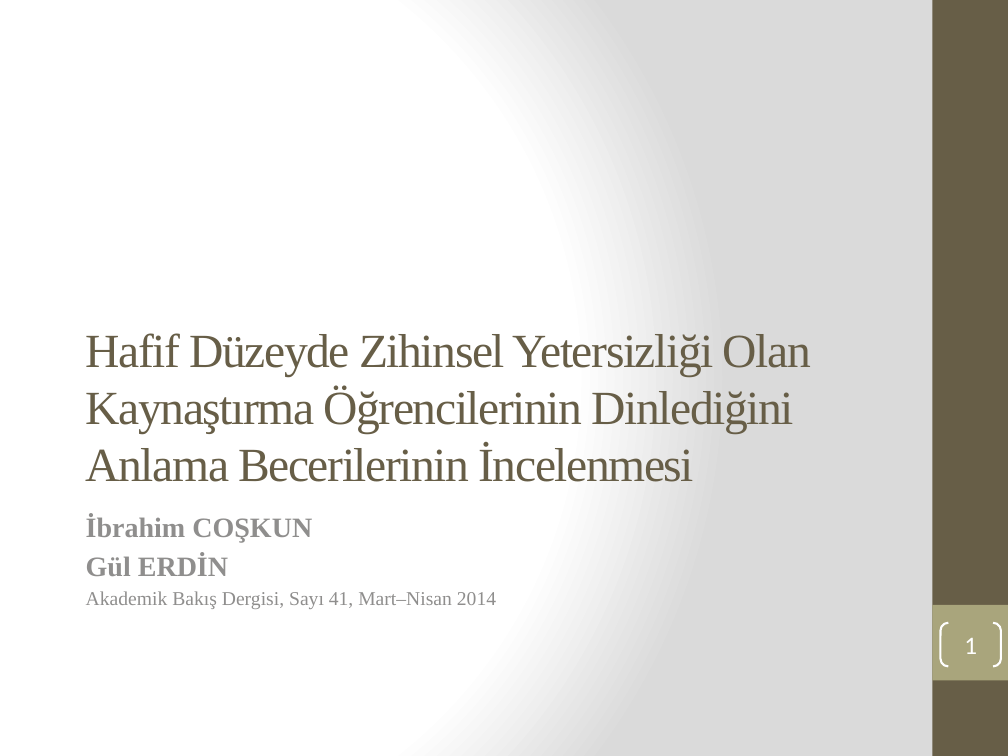
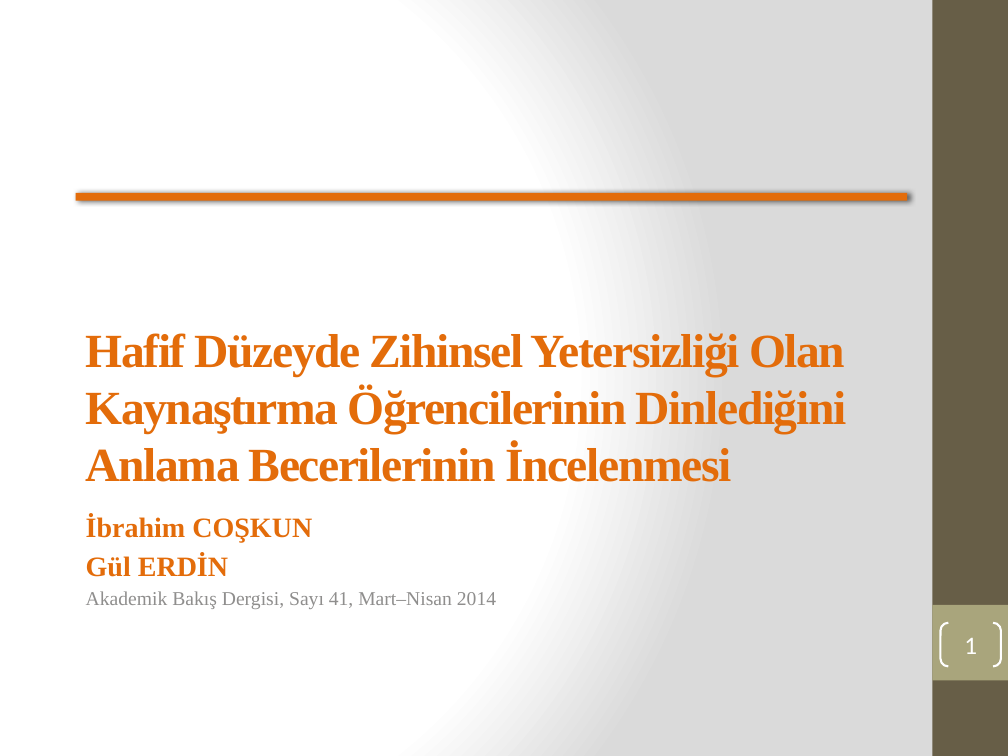
Before and after one commit to edipsahin20-tech/sahinerp, a slide deck: slide 1 of Makale1_Dinledigini_Anlama_Ozet.pptx. Drawn at 1008x756 pixels with LibreOffice and Linux fonts; fonts in the diff are those of the drawing. Boxes give left, top, right and bottom in pixels: in the first picture for what was removed or moved away, otherwise in the second. Text is boxed around its words. In the diff, an @@ line names an element or a change of style, - is before the commit and + after.

```diff
--- a/Makale1_Dinledigini_Anlama_Ozet.pptx
+++ b/Makale1_Dinledigini_Anlama_Ozet.pptx
@@ rectangle added at <box>76,193,907,201</box>, fill #E36C0A @@
@@ title "Hafif Düzeyde Zihinsel Yetersizliği Olan ..." at <box>86,333,846,482</box>: text colour #675E47 to #E36C0A, bold on @@
@@ subtitle at <box>86,515,312,577</box>: text colour #8F8F8D to #E36C0A in "İbrahim COŞKUN", "Gül ERDİN" @@
```
Also in this commit, not shown: 4 other slides changed, 3 slides added.
